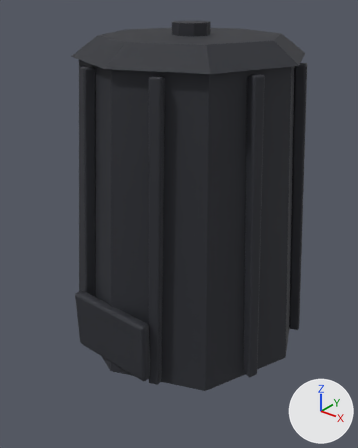
A saved change to the FBX model Draho/Assets/_Draho/Art/Furniture/compost_bin.fbx.
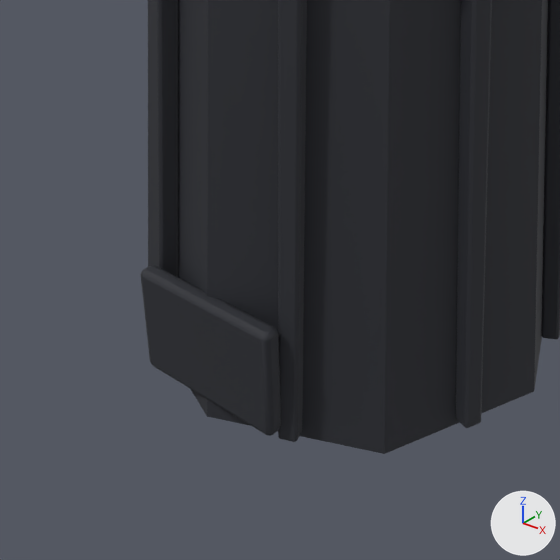
Old and new are each drawn whole from a 50 mm lens placed at (0.83, -1.087, 0.989), pointed at (0.031, -0.088, 0.37) and again close up on the part from 0% to 84% of the width and 33% to 100% of the height. The lights are fixed; the arrows at lower right show +X, +Y and +Z. The first two pictures are the older version.

The first close-up shows 'compost_bin'.
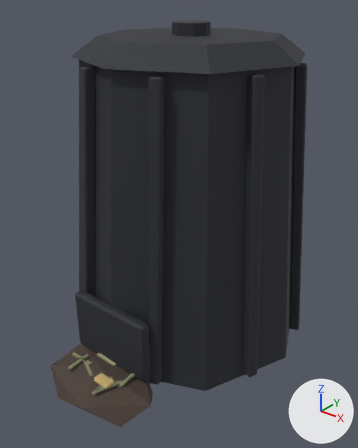
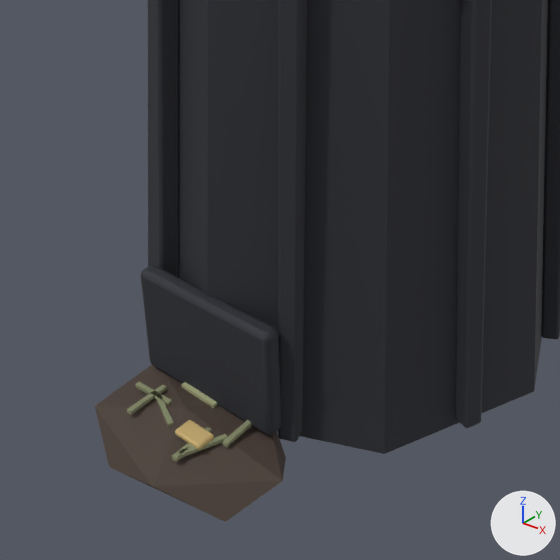
Diff of the bpy script that builds the scene:
```diff
--- a/Draho/Assets/_Draho/Art/Furniture/compost_bin.fbx.py
+++ b/Draho/Assets/_Draho/Art/Furniture/compost_bin.fbx.py
@@ me_compost_bin_001 @@
 # used by ob_compost_bin; location = (0.0, 0.0, 0.0)
-me_compost_bin_001.from_pydata(...)  # 552 vertices, 516 faces; spans x -0.36..0.36, y -0.36..0.36, z 0.0..0.9
+me_compost_bin_001.from_pydata(...)  # 676 vertices, 632 faces; spans x -0.36..0.36, y -0.516..0.36, z -0.049..0.9
+# me_compost_bin_001 part 1: a new loose piece, a box spanning x -0.0665..-0.0584, y -0.4544..-0.3844, z 0.037..0.043, in mat_drahopalette (picture img_drahopalette)
+# me_compost_bin_001 part 2: a new loose piece of 56 vertices spanning x 0.025..0.075, y -0.445..-0.415, z 0.04..0.05, in mat_drahopalette (picture img_drahopalette)
+# me_compost_bin_001 part 3
+# 36 vertices are added at x -0.162..0.189, y -0.516..-0.289, z -0.049..0.045
+# 24 new vertices lie (0.0, 0.0, 0.006) away from vertices in x -0.1..0.097, y -0.476..-0.343, z 0.037
+# 56 new faces join them
 me_compost_bin_001.materials.append(mat_drahopalette)
```

Pixel boxes (x1, y1, x2, y2) of what changed, in the close-ups (560 x 560 px):
'compost_bin', reshaped: before (141, 0, 560, 454); after (95, 0, 560, 522)
part 1 of me_compost_bin_001, added: after (127, 385, 167, 415)
part 2 of me_compost_bin_001, added (brown): after (175, 420, 214, 450)
part 3 of me_compost_bin_001, added (brown): after (95, 365, 286, 522)
